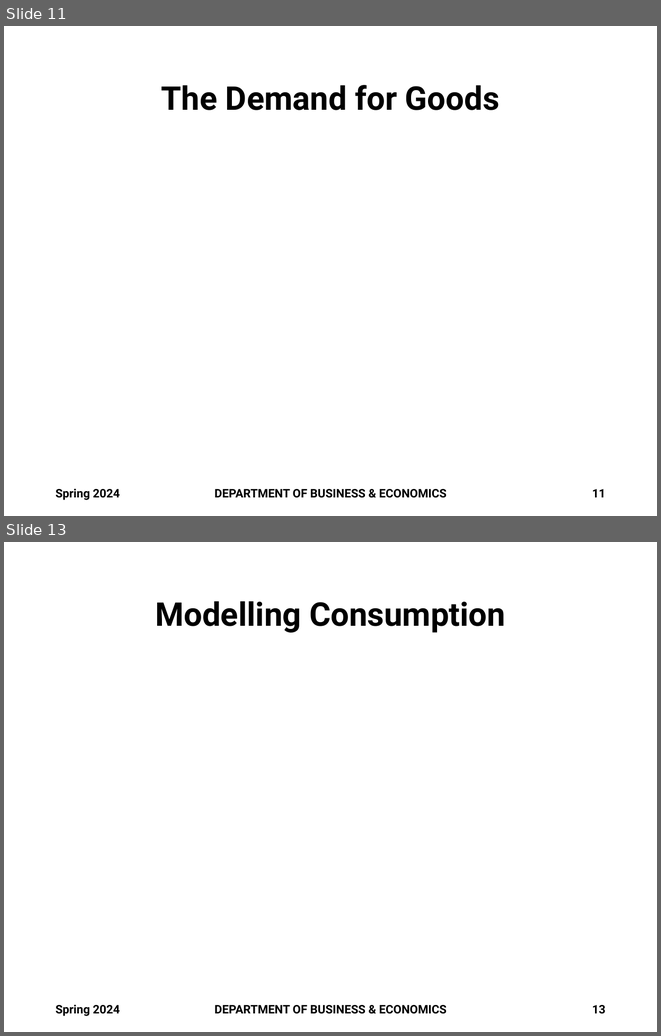
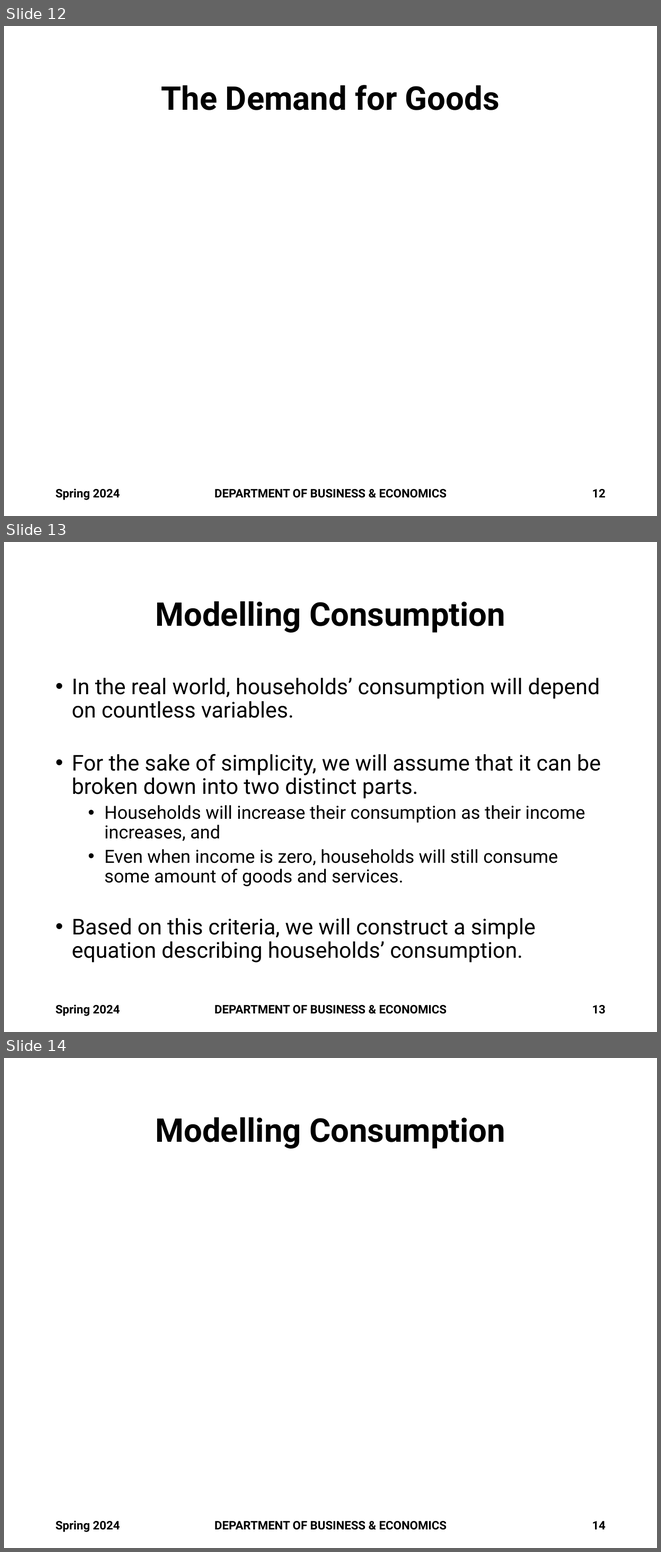
Before and after one commit to brianhwpark/brianhwpark.github.io, a slide deck: files/teaching-resources/monmouthcollege-econ-301/econ-301-s2024-lecture-note/ECON301-S2024-LEC02.pptx. Shown one above the other, each under a label of ours: slides 11 and 13 before the commit, slides 12, 13 and 14 after it; the slides between them are not shown. The pictures are 661x1036 and 661x1552 pixels, drawn with LibreOffice and Linux fonts; fonts in the diff are those of the drawing; grey boxes stand for pictures; background and template pictures are left out. Boxes give left, top, right and bottom in pixels: in the first picture for what was removed or moved away, otherwise in the second. Text is boxed around its words. In the diff, an @@ line names an element or a change of style, - is before the commit and + after.

```diff
--- a/files/teaching-resources/monmouthcollege-econ-301/econ-301-s2024-lecture-note/ECON301-S2024-LEC02.pptx
+++ b/files/teaching-resources/monmouthcollege-econ-301/econ-301-s2024-lecture-note/ECON301-S2024-LEC02.pptx
@@ slide 13 added at [4,542,657,1032], background #FFFFFF @@
@@ title added at [155,601,505,633], 36 pt, text #000000, bold @@
+Modelling Consumption
@@ text added at [72,678,601,962], 24 pt, text #000000 @@
+• In the real world, households’ consumption will depend on countless variables.
+• For the sake of simplicity, we will assume that it can be broken down into two distinct parts.
+  • Households will increase their consumption as their income increases, and
+  • Even when income is zero, households will still consume some amount of goods and services.
+• Based on this criteria, we will construct a simple equation describing households’ consumption.
@@ text added at [55,1004,120,1016], 13 pt, text #000000, bold @@
+Spring 2024
@@ text added at [214,1005,447,1014], 13 pt, text #000000, bold @@
+DEPARTMENT OF BUSINESS & ECONOMICS
@@ page number added at [592,1005,606,1014], 13 pt, text #000000, bold @@
+13
@@ what was slide 11 is now slide 12 @@
@@ page number at [592,489,606,497]: text changed @@
-11
+12
@@ what was slide 13 is now slide 14 @@
@@ page number at [592,1521,606,1529]: text changed @@
-13
+14
```
Also in this commit, not shown: 1 slide changed, 15 other slides added, 3 other files.
